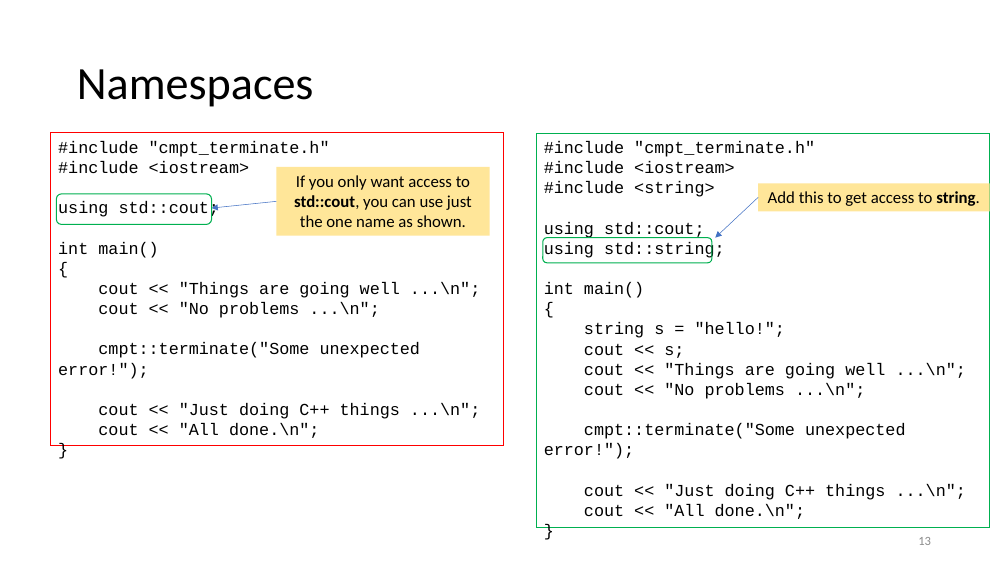
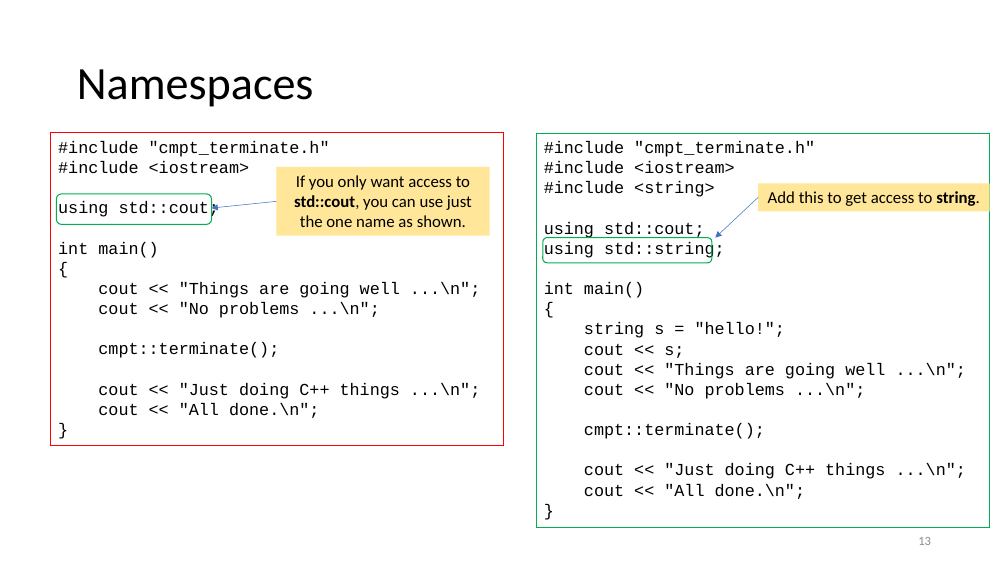
Before and after one commit to tjd1234/cmpt135spring2024, a slide deck: slide 13 of sample_code/week8/week8_cmpt135.pptx. Drawn at 1008x567 pixels with LibreOffice and Linux fonts; fonts in the diff are those of the drawing. Boxes give left, top, right and bottom in pixels: in the first picture for what was removed or moved away, otherwise in the second. Text is boxed around its words. In the diff, an @@ line names an element or a change of style, - is before the commit and + after.

```diff
--- a/sample_code/week8/week8_cmpt135.pptx
+++ b/sample_code/week8/week8_cmpt135.pptx
@@ text in rectangle at [98, 342, 279, 358]: text changed @@
-cmpt::terminate("Some unexpected error!");
+cmpt::terminate();
@@ text in rectangle at [584, 423, 765, 439]: text changed @@
-cmpt::terminate("Some unexpected error!");
+cmpt::terminate();
```
Also in this commit, not shown: 10 other slides changed, 5 other files.
